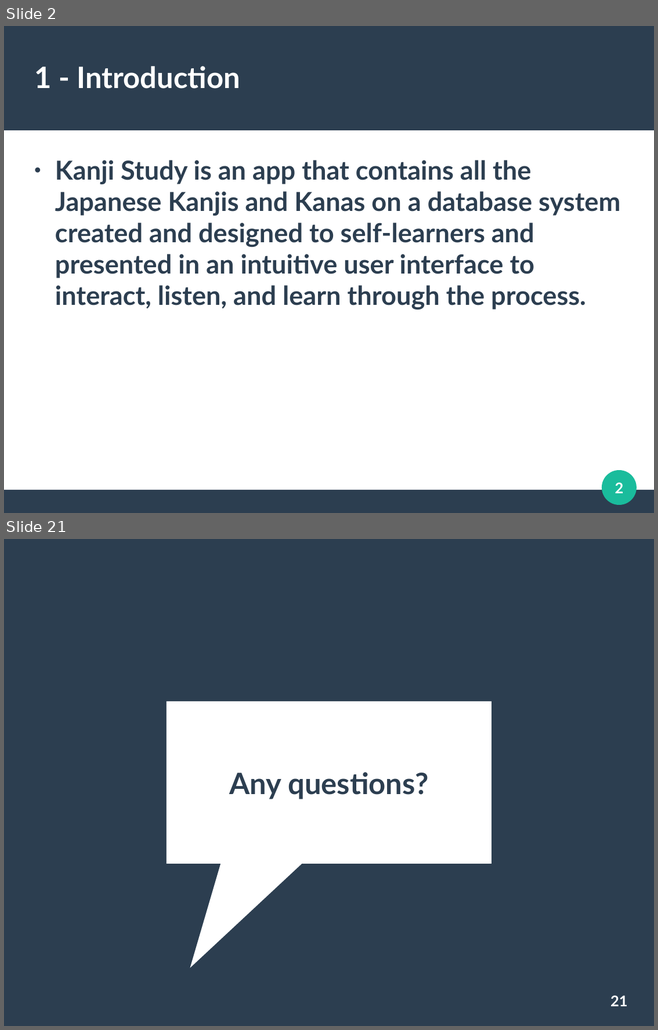
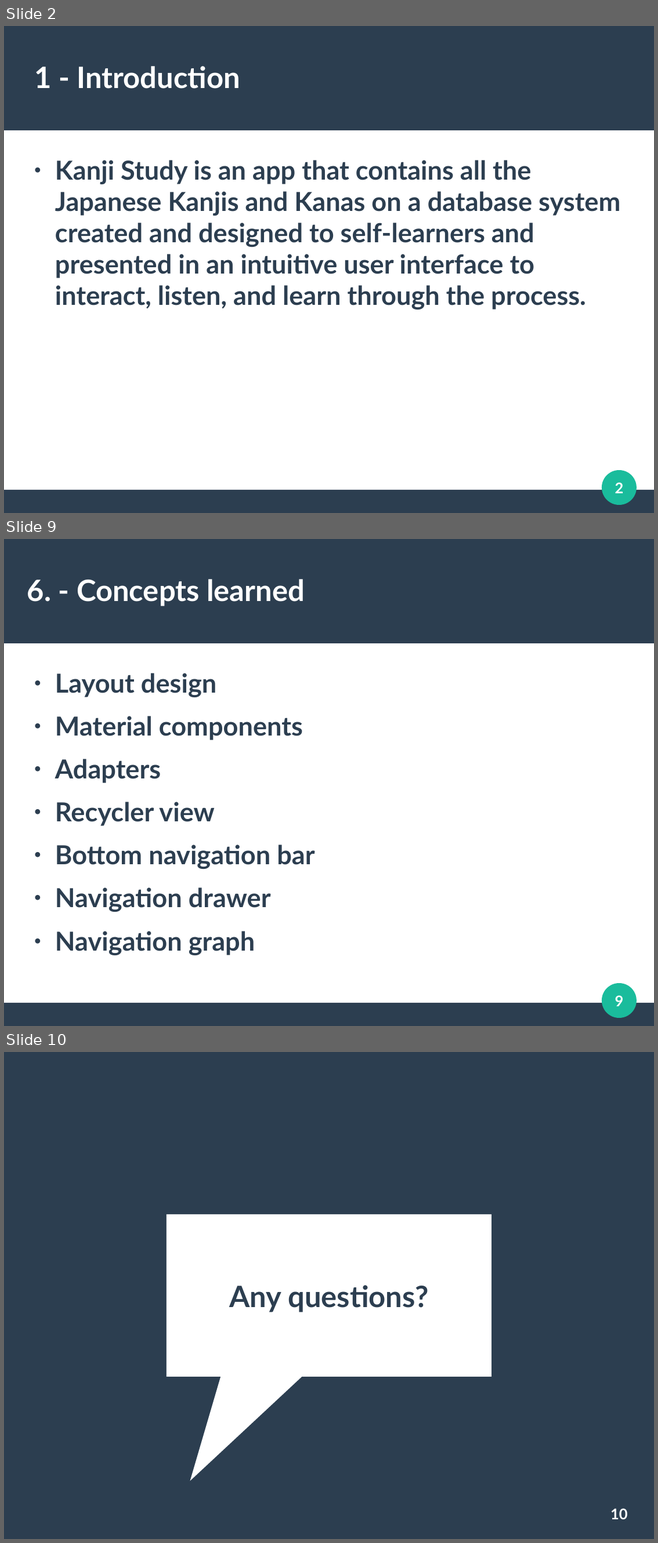
Before and after one commit to sergioparamo/kanjistudy, a slide deck: description/KanjiStudyPresentation.odp. Shown one above the other, each under a label of ours: slides 2 and 21 before the commit, slides 2, 9 and 10 after it; the slides between them are not shown. The pictures are 658x1030 and 658x1543 pixels, drawn with LibreOffice and Linux fonts; fonts in the diff are those of the drawing. Boxes give left, top, right and bottom in pixels: in the first picture for what was removed or moved away, otherwise in the second. Text is boxed around its words. In the diff, an @@ line names an element or a change of style, - is before the commit and + after.

```diff
--- a/description/KanjiStudyPresentation.odp
+++ b/description/KanjiStudyPresentation.odp
@@ slide 9 added at bbox=[4, 539, 654, 1026], background #FFFFFF; not listed: 3 template elements that a slide beside it also shows @@
@@ title added at bbox=[27, 579, 304, 606], 36 pt, text #FFFFFF, bold @@
+6. - Concepts learned
@@ text added at bbox=[55, 673, 314, 955], 32 pt, text #2C3E50, bold @@
+● Layout design
+● Material components
+● Adapters
+● Recycler view
+● Bottom navigation bar
+● Navigation drawer
+● Navigation graph
@@ page number added at bbox=[615, 995, 623, 1006], 18 pt, text #FFFFFF, bold @@
+9
@@ what was slide 21 is now slide 10 @@
@@ page number at bbox=[610, 1508, 627, 1519]: text changed @@
-21
+10
```
Also in this commit, not shown: 2 slides changed, 4 other slides added, 16 slides removed.
